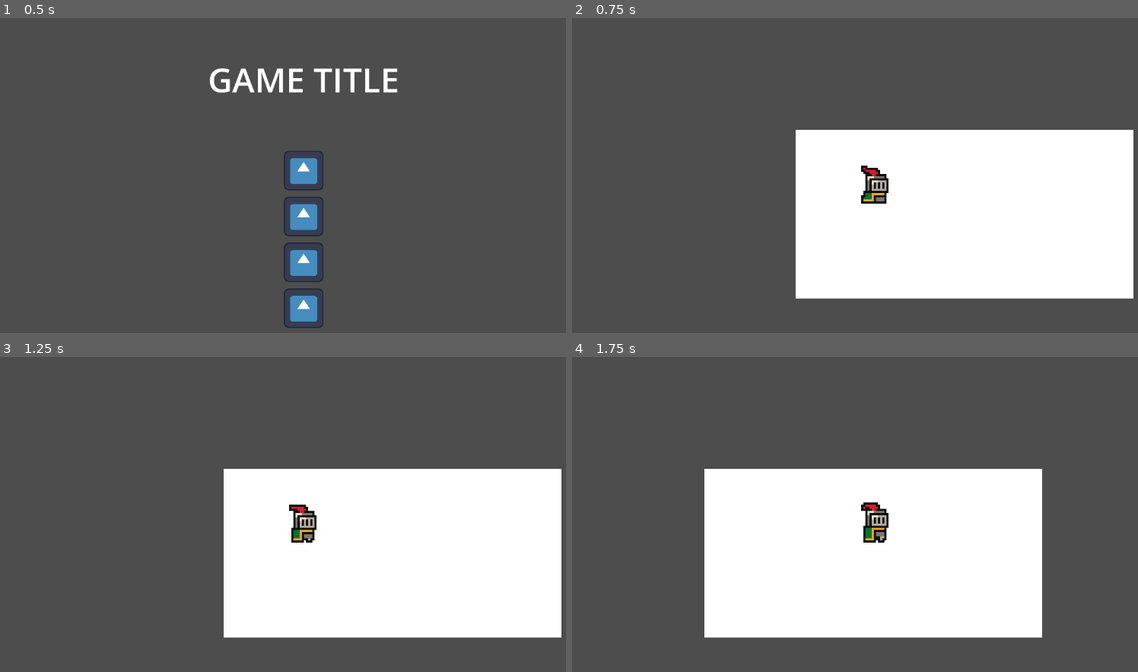
Above: before the commit, frames 1-4 (two rows, left to right).
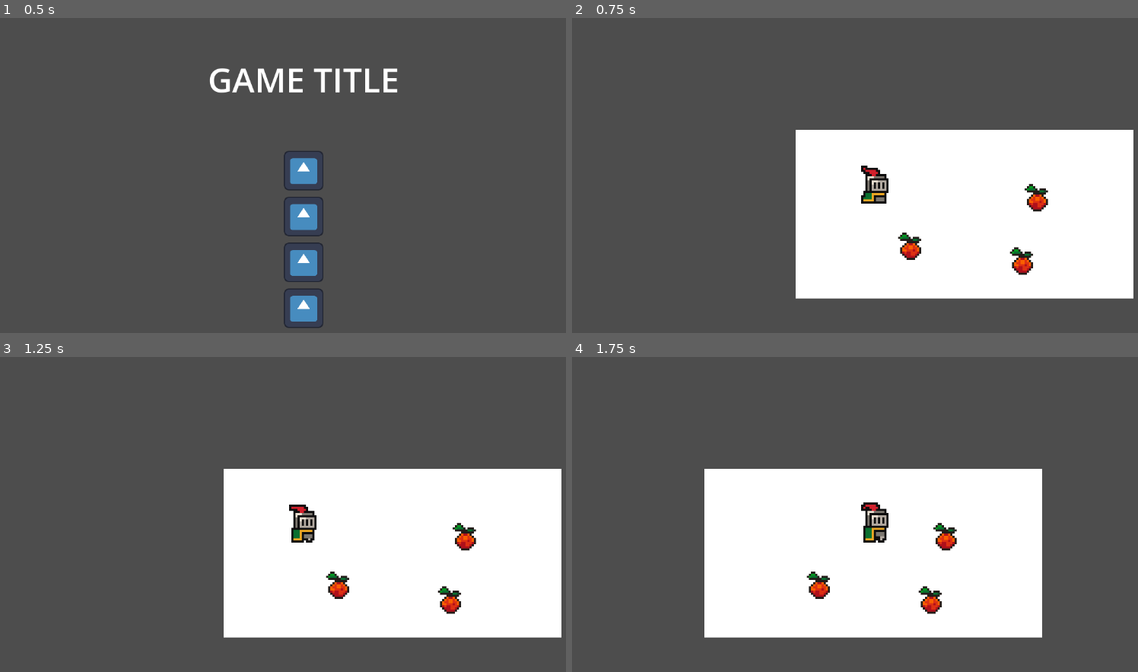
Above: after the commit, the same moments.

Repository: ayaolitoquit/Game-Dev-Project
Game: Godot game, scene res://scenes/mainmenu.tscn
Two runs of this game, one before a commit and one after it. Both use one fixed random seed, a clock stepped at 60 frames per second and the inputs below. The engine's default icon, where the game draws it, is replaced by a stand-in: a white triangle on a blue panel in a dark square.
Inputs (mouse positions are in pixels of both pictures, inside the frame that each line leads up to):
- Up to frame 1 (0.5 s): no input
- Up to frame 2 (0.75 s): click (877, 169) at 0.5 s
- Up to frame 3 (1.25 s): no input
- Up to frame 4 (1.75 s): hold D (right) from 1.28 s (still down); tap E (e, bound only after the commit) at 1.35 s

Frame 1 is identical in both runs. In frame 2, 0.7% of the frame differs, in the area x 57-85%, y 52-82%; in frame 3, 0.7%; in frame 4, 0.7%.

Commit message:
paper collectable

Diff:
--- /dev/null
+++ b/level1_paper.gd
@@ -0,0 +1,16 @@
+extends Area2D
+
+var body_detected = false
+
+func _on_body_entered(body):
+	if body.name == "Player":
+		body_detected = true
+
+func _on_body_exited(body):
+	if body.name == "Player":
+		body_detected = false
+
+func _process(delta):
+	if body_detected and Input.is_action_just_pressed("e"):
+		print("nakuha")
+		queue_free()
--- a/project.godot
+++ b/project.godot
@@ -41,6 +41,11 @@
 , Object(InputEventKey,"resource_local_to_scene":false,"resource_name":"","device":-1,"window_id":0,"alt_pressed":false,"shift_pressed":false,"ctrl_pressed":false,"meta_pressed":false,"pressed":false,"keycode":0,"physical_keycode":4194321,"key_label":0,"unicode":0,"echo":false,"script":null)
 ]
 }
+e={
+"deadzone": 0.5,
+"events": [Object(InputEventKey,"resource_local_to_scene":false,"resource_name":"","device":-1,"window_id":0,"alt_pressed":false,"shift_pressed":false,"ctrl_pressed":false,"meta_pressed":false,"pressed":false,"keycode":0,"physical_keycode":69,"key_label":0,"unicode":101,"echo":false,"script":null)
+]
+}
 
 [rendering]
 
--- a/scenes/level1.tscn
+++ b/scenes/level1.tscn
@@ -1,7 +1,8 @@
-[gd_scene load_steps=5 format=3 uid="uid://buch4vbl4rsj0"]
+[gd_scene load_steps=6 format=3 uid="uid://buch4vbl4rsj0"]
 
 [ext_resource type="Texture2D" uid="uid://d2r34smo1ry1i" path="res://sample_assets/brackeys_platformer_assets/brackeys_platformer_assets/sprites/world_tileset.png" id="1_vhuyh"]
 [ext_resource type="PackedScene" uid="uid://d2ykemmyhdq57" path="res://scenes/player.tscn" id="2_7xpuj"]
+[ext_resource type="PackedScene" uid="uid://lh8m4ss0mrvw" path="res://scenes/level_1_paper.tscn" id="3_kbkyt"]
 
 [sub_resource type="TileSetAtlasSource" id="TileSetAtlasSource_yi3cr"]
 texture = ExtResource("1_vhuyh")
@@ -152,3 +153,14 @@
 [node name="Camera2D" type="Camera2D" parent="Player"]
 position = Vector2(0, 5)
 zoom = Vector2(4, 4)
+
+[node name="papers" type="Node" parent="."]
+
+[node name="level1_paper" parent="papers" instance=ExtResource("3_kbkyt")]
+position = Vector2(114, 32)
+
+[node name="level1_paper2" parent="papers" instance=ExtResource("3_kbkyt")]
+position = Vector2(54, 55)
+
+[node name="level1_paper3" parent="papers" instance=ExtResource("3_kbkyt")]
+position = Vector2(107, 62)
--- /dev/null
+++ b/scenes/level_1_paper.tscn
@@ -0,0 +1,22 @@
+[gd_scene load_steps=4 format=3 uid="uid://lh8m4ss0mrvw"]
+
+[ext_resource type="Script" path="res://level1_paper.gd" id="1_ln6ja"]
+[ext_resource type="Texture2D" uid="uid://3rvdpfu4e57q" path="res://sample_assets/brackeys_platformer_assets/brackeys_platformer_assets/sprites/fruit.png" id="2_1l0f4"]
+
+[sub_resource type="CircleShape2D" id="CircleShape2D_21w43"]
+radius = 12.0416
+
+[node name="level1_paper" type="Area2D"]
+collision_mask = 2
+script = ExtResource("1_ln6ja")
+
+[node name="Sprite2D" type="Sprite2D" parent="."]
+texture = ExtResource("2_1l0f4")
+region_enabled = true
+region_rect = Rect2(0, 48.7825, 14.9336, 14.7903)
+
+[node name="CollisionShape2D" type="CollisionShape2D" parent="."]
+shape = SubResource("CircleShape2D_21w43")
+
+[connection signal="body_entered" from="." to="." method="_on_body_entered"]
+[connection signal="body_exited" from="." to="." method="_on_body_exited"]
--- a/scenes/player.gd
+++ b/scenes/player.gd
@@ -5,7 +5,7 @@
 func _ready():
 	pass
 
-func _process(delta):
+func _process(_delta):
 
 	var direction : Vector2 = Vector2.ZERO
 	direction.x = Input.get_action_strength("right") - Input.get_action_strength("left")
@@ -14,5 +14,5 @@
 	velocity = direction * move_speed
 	pass
 
-func _physics_process(delta):
+func _physics_process(_delta):
 	move_and_slide()
--- a/scenes/player.tscn
+++ b/scenes/player.tscn
@@ -43,6 +43,7 @@
 radius = 5.09902
 
 [node name="Player" type="CharacterBody2D"]
+collision_layer = 2
 script = ExtResource("1_p02qj")
 
 [node name="AnimatedSprite2D" type="AnimatedSprite2D" parent="."]
